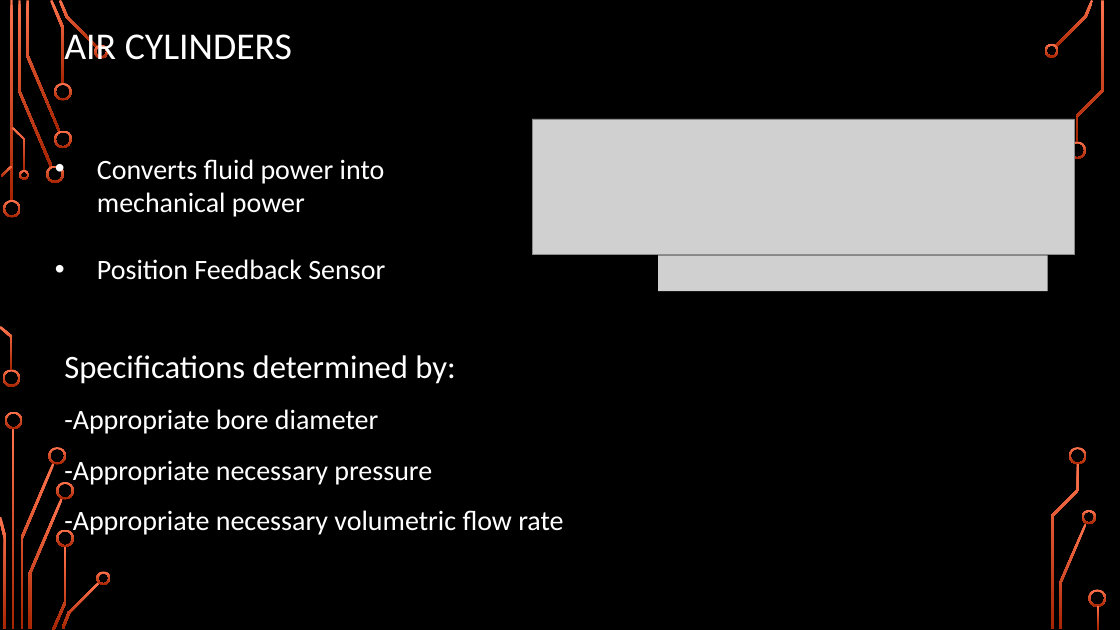
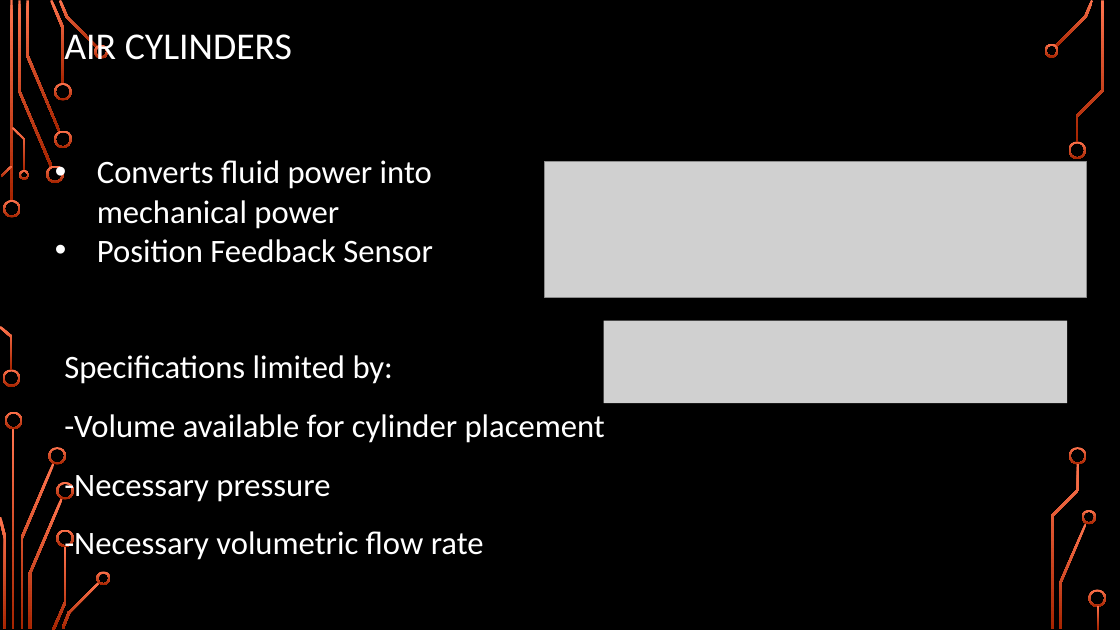
Before and after one commit to Logiant/AgileRoboticControls, a slide deck: slide 21 of Documentation/Presentation/Design Presentation/Design Presentation.pptx. Drawn at 1120x630 pixels with LibreOffice and Linux fonts; fonts in the diff are those of the drawing; grey boxes stand for pictures; background and template pictures are left out. Boxes give left, top, right and bottom in pixels: in the first picture for what was removed or moved away, otherwise in the second. Text is boxed around its words. In the diff, an @@ line names an element or a change of style, - is before the commit and + after.

```diff
--- a/Documentation/Presentation/Design Presentation/Design Presentation.pptx
+++ b/Documentation/Presentation/Design Presentation/Design Presentation.pptx
@@ text "Converts fluid power into mechanical ..." at (x1=97, y1=160, x2=433, y2=263): size 24 to 28 pt @@
@@ picture moved from (x1=532, y1=119, x2=1075, y2=255) to (x1=544, y1=161, x2=1087, y2=297) @@
@@ picture removed at (x1=659, y1=255, x2=1049, y2=292) @@
@@ picture added at (x1=604, y1=321, x2=1068, y2=403) @@
@@ text at (x1=64, y1=355, x2=605, y2=563): text changed; size 24 to 28 pt @@
-Specifications determined by:
--Appropriate bore diameter
--Appropriate necessary pressure
--Appropriate necessary volumetric flow rate
+Specifications limited by:
+-Volume available for cylinder placement
+-Necessary pressure
+-Necessary volumetric flow rate
```
Also in this commit, not shown: 8 other slides changed.
